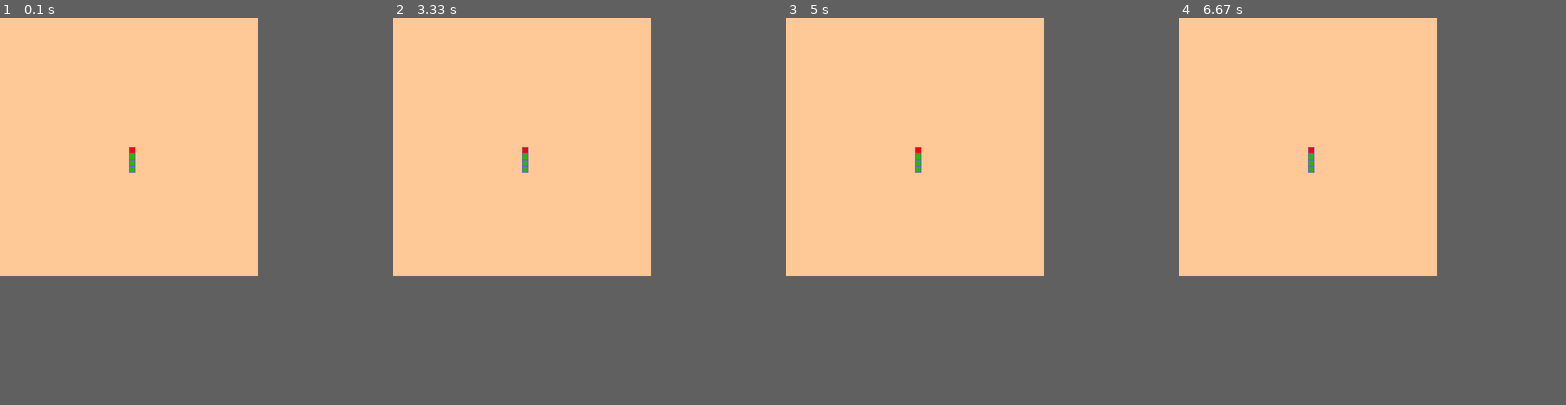
Above: before the commit, frames 1-4 (left to right).
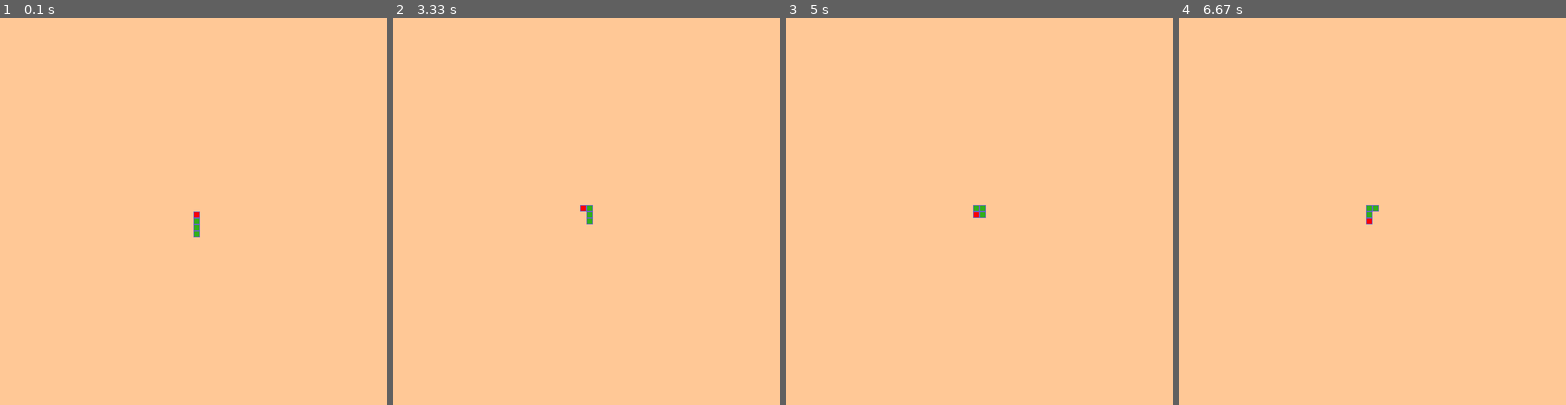
Above: after the commit, the same moments.

Repository: Robles4/Sean-The-Great
Game: pygame game, started from Week 12 Lab/Pygame.py
Two runs of this game, one before a commit and one after it. Both use one fixed random seed, a clock stepped at 60 frames per second and the inputs below.
Inputs:
- Up to frame 1 (0.1 s): no input
- Up to frame 2 (3.33 s): tap Enter at 0.33 s; hold Right 0.67-1.13 s; hold Up 1.17-1.63 s; hold Left 2.17-2.7 s; hold Down 2.73-3.03 s; hold Left from 3.07 s (still down)
- Up to frame 3 (5 s): release Left at 3.47 s; hold Down 4.57-4.93 s
- Up to frame 4 (6.67 s): no input
The window is 400x400 before the commit and 600x600 after it. Grey fills any space a smaller window leaves; there, only what the larger window draws over its background counts as a difference.

The runs differ from the first frame. In frame 1, 0.2% of the frame differs, in the area x 33-52%, y 33-57%; in frame 2, 0.2%; in frame 3, 0.2%; in frame 4, 0.2%.

Commit message:
added pygame
added first video set of steps to creating snake game.

Diff:
--- a/Week 12 Lab/Pygame.py
+++ b/Week 12 Lab/Pygame.py
@@ -1,12 +1,11 @@
 # import modules
 import pygame
-from pygame.locals import *
 
 pygame.init()
 
 # create blank game window
-screen_width = 400
-screen_height = 400
+screen_width = 600
+screen_height = 600
 
 # create game window
 screen = pygame.display.set_mode((screen_width, screen_height))
@@ -14,12 +13,14 @@
 
 # define game variables
 cell_size = 10
+direction = 1  # 1 is up, 2 is right, 3 is down, 4 is left
+update_snake = 0
 
 # create snake
-snake_pos = [[int(screen_width / 2), int(screen_height / 2)]]
-snake_pos.append([int(screen_width / 2), int(screen_height / 2) + cell_size])
-snake_pos.append([int(screen_width / 2), int(screen_height / 2) + cell_size * 2])
-snake_pos.append([int(screen_width / 2), int(screen_height / 2) + cell_size * 3])
+snake_pos = [[int(screen_width / 2), int(screen_height / 2)],
+             [int(screen_width / 2), int(screen_height / 2) + cell_size],
+             [int(screen_width / 2), int(screen_height / 2) + cell_size * 2],
+             [int(screen_width / 2), int(screen_height / 2) + cell_size * 3]]
 
 # define colors
 bg = (255, 200, 150)
@@ -42,6 +43,32 @@
     for event in pygame.event.get():
         if event.type == pygame.QUIT:
             run = False
+        elif event.type == pygame.KEYDOWN:
+            if event.key == pygame.K_UP and direction != 3:
+                direction = 1
+            if event.key == pygame.K_RIGHT and direction != 4:
+                direction = 2
+            if event.key == pygame.K_DOWN and direction != 1:
+                direction = 3
+            if event.key == pygame.K_LEFT and direction != 2:
+                direction = 4
+
+    if update_snake > 99:
+        update_snake = 0
+        snake_pos = snake_pos[-1:] + snake_pos[:-1]
+        # heading up
+        if direction == 1:
+            snake_pos[0][0] = snake_pos[1][0]
+            snake_pos[0][1] = snake_pos[1][1] - cell_size
+        if direction == 3:
+            snake_pos[0][0] = snake_pos[1][0]
+            snake_pos[0][1] = snake_pos[1][1] + cell_size
+        if direction == 2:
+            snake_pos[0][1] = snake_pos[1][1]
+            snake_pos[0][0] = snake_pos[1][0] + cell_size
+        if direction == 4:
+            snake_pos[0][1] = snake_pos[1][1]
+            snake_pos[0][0] = snake_pos[1][0] - cell_size
 
     # draw snake
     head = 1
@@ -57,6 +84,8 @@
     # update the display
     pygame.display.update()
 
+    update_snake += 1
+
 # end game
 pygame.quit()
 
